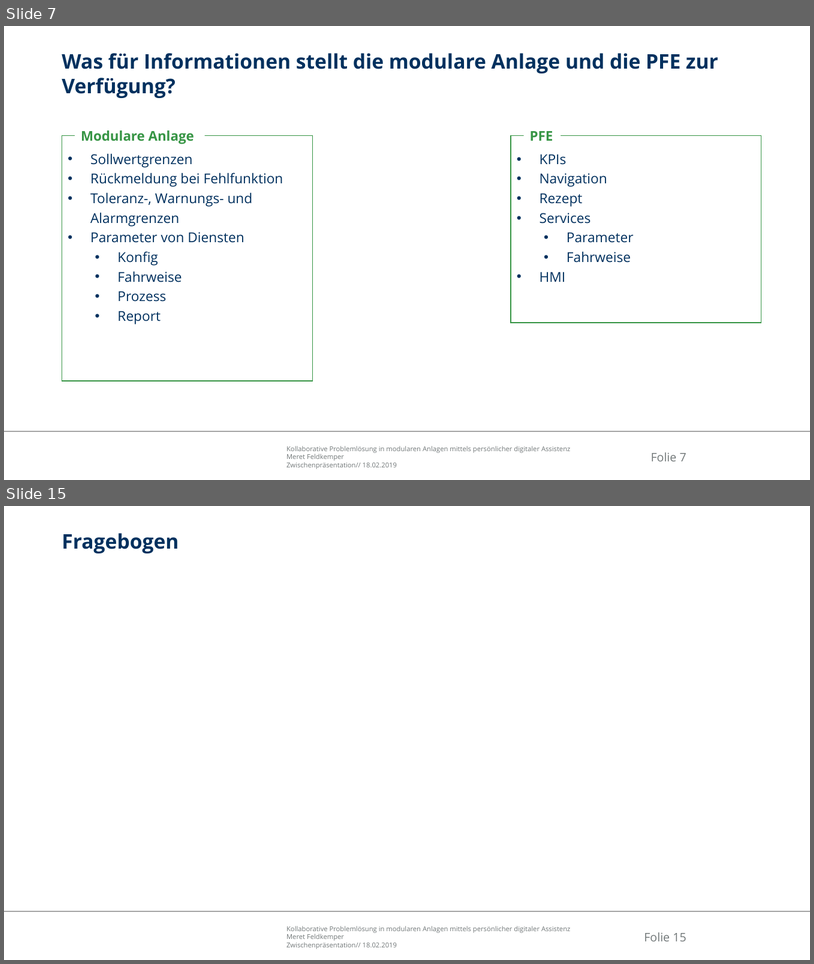
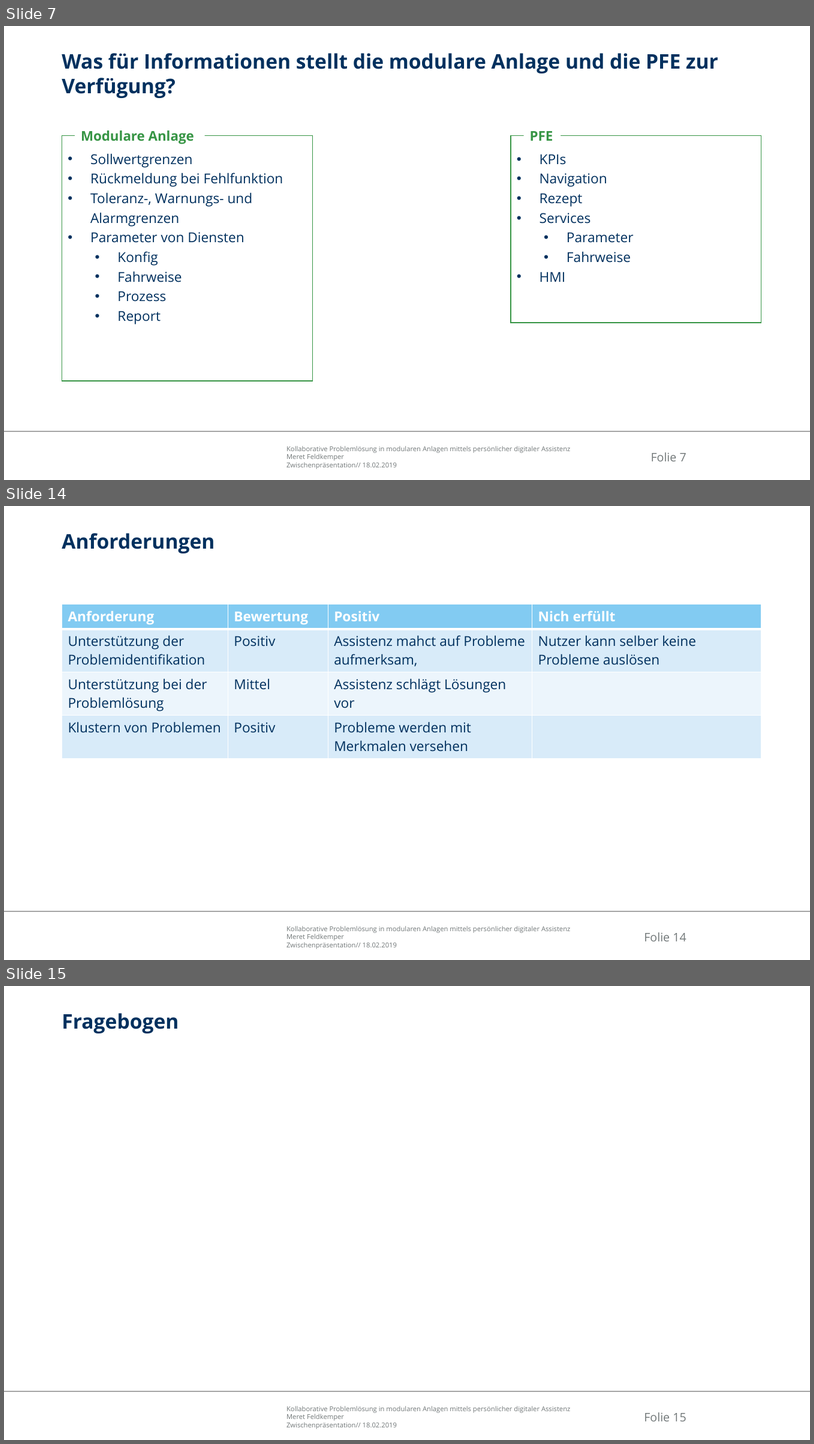
Before and after one commit to Ral3007/Diplomarbeit, a slide deck: Dokumente/Präsentationen/2019-04-29_DA_Feldkemper_Probeverteidigung.pptx. Shown one above the other, each under a label of ours: slides 7 and 15 before the commit, slides 7, 14 and 15 after it; the slides between them are not shown. The pictures are 814x964 and 814x1444 pixels, drawn with LibreOffice and Linux fonts; fonts in the diff are those of the drawing; background and template pictures are left out. Boxes give left, top, right and bottom in pixels: in the first picture for what was removed or moved away, otherwise in the second. Text is boxed around its words. In the diff, an @@ line names an element or a change of style, - is before the commit and + after.

```diff
--- a/Dokumente/Präsentationen/2019-04-29_DA_Feldkemper_Probeverteidigung.pptx
+++ b/Dokumente/Präsentationen/2019-04-29_DA_Feldkemper_Probeverteidigung.pptx
@@ slide 14 added at (x1=4, y1=506, x2=810, y2=960), background #FFFFFF; not listed: 3 template elements that a slide beside it also shows @@
@@ title added at (x1=62, y1=533, x2=215, y2=553), 24 pt, text #00305E, bold @@
+Anforderungen
@@ table added at (x1=62, y1=604, x2=762, y2=756), 4 rows, 4 columns @@
+Anforderung | Bewertung | Positiv | Nich erfüllt
+Unterstützung der Problemidentifikation | Positiv | Assistenz mahct auf Probleme aufmerksam, | Nutzer kann selber keine Probleme auslösen
+Unterstützung bei der Problemlösung | Mittel | Assistenz schlägt Lösungen vor | 
+Klustern von Problemen | Positiv | Probleme werden mit Merkmalen versehen | 
```
Also in this commit, not shown: 3 slides changed, 8 other slides added, 2 slides removed, 57 other files.
